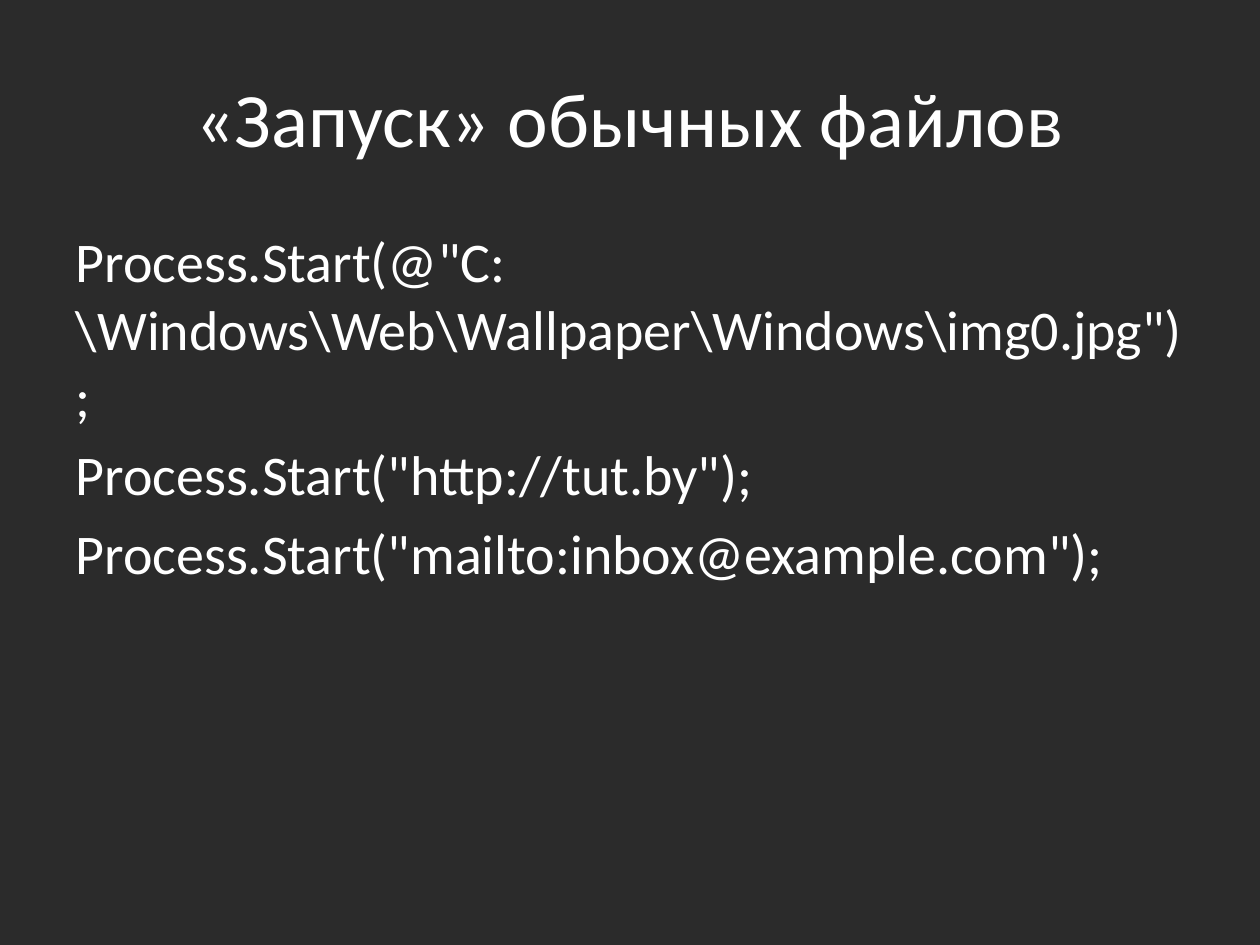
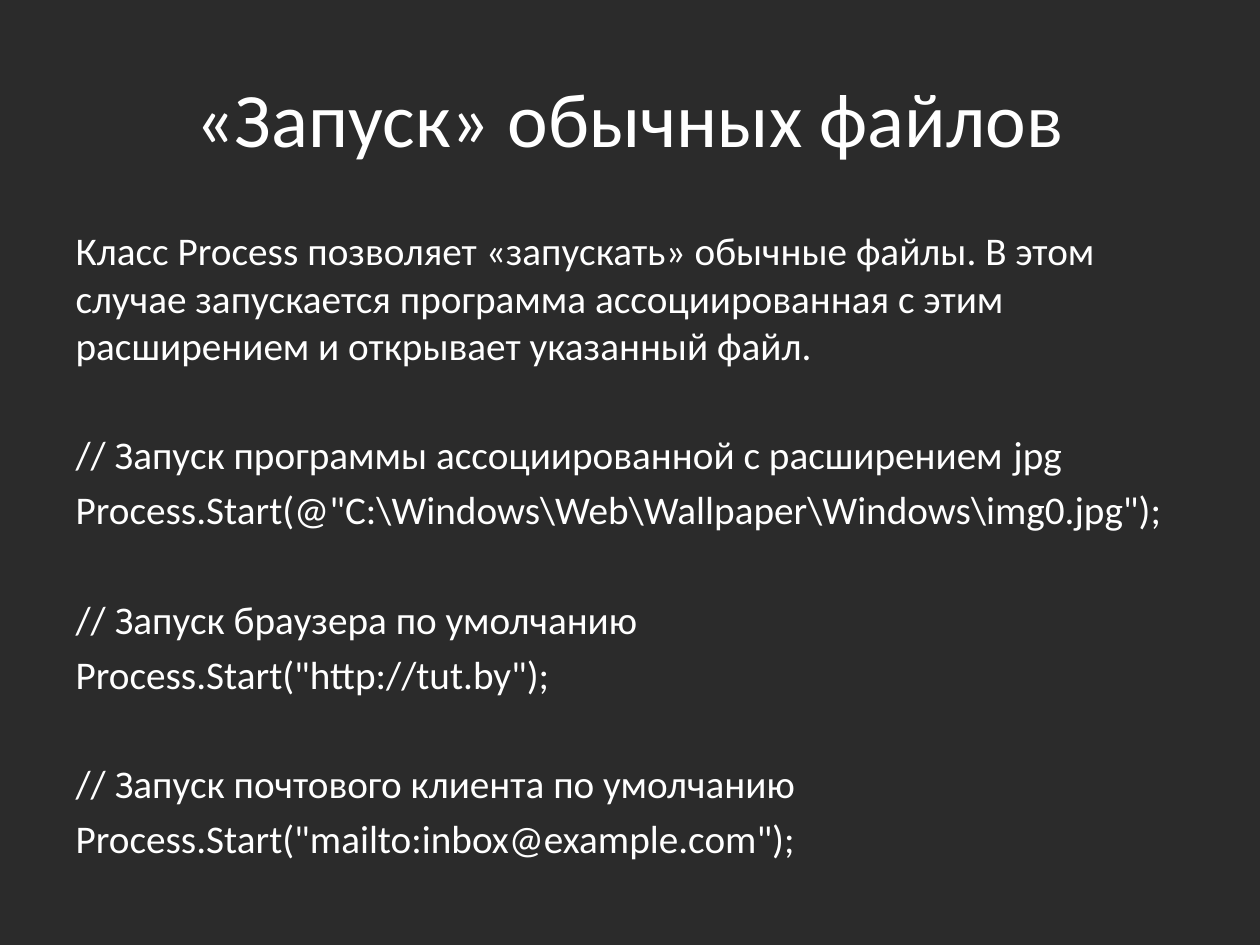
Before and after one commit to bazile/Training, a slide deck: slide 8 of Presentation/lesson-08-multithreading.pptx (slide 9 before the commit). Drawn at 1260x945 pixels with LibreOffice and Linux fonts; fonts in the diff are those of the drawing; background and template pictures are left out; a plain dark background stands for a picture behind light text. Boxes give left, top, right and bottom in pixels: in the first picture for what was removed or moved away, otherwise in the second. Text is boxed around its words. In the diff, an @@ line names an element or a change of style, - is before the commit and + after.

```diff
--- a/Presentation/lesson-08-multithreading.pptx
+++ b/Presentation/lesson-08-multithreading.pptx
@@ text at box(76, 238, 1094, 476): paragraphs added @@
+Класс Process позволяет «запускать» обычные файлы. В этом случае запускается программа ассоциированная с этим расширением и открывает указанный файл.
+// Запуск программы ассоциированной с расширением jpg
@@ text at box(76, 495, 1161, 860): size 32 to 22.4 pt in "Process.Start(@"C:\Windows\Web\Wallpaper\Windows\img0.jpg");", "Process.Start("http://tut.by");", "Process.Start("mailto:inbox@example.com");"; less space between paragraphs @@
@@ text at box(115, 607, 637, 641): paragraph added @@
+// Запуск браузера по умолчанию
@@ text at box(115, 772, 795, 805): paragraph added @@
+// Запуск почтового клиента по умолчанию
```
Also in this commit, not shown: 2 other slides changed, 1 slide added.
